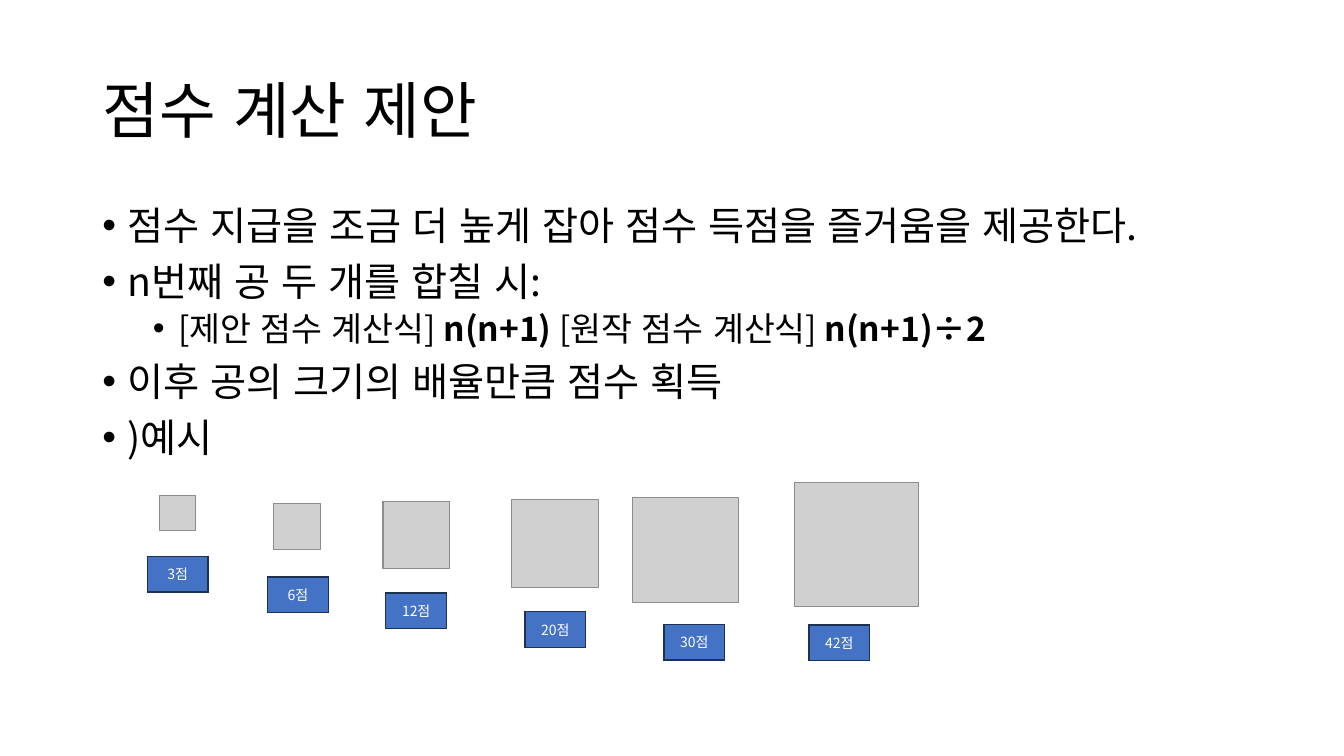
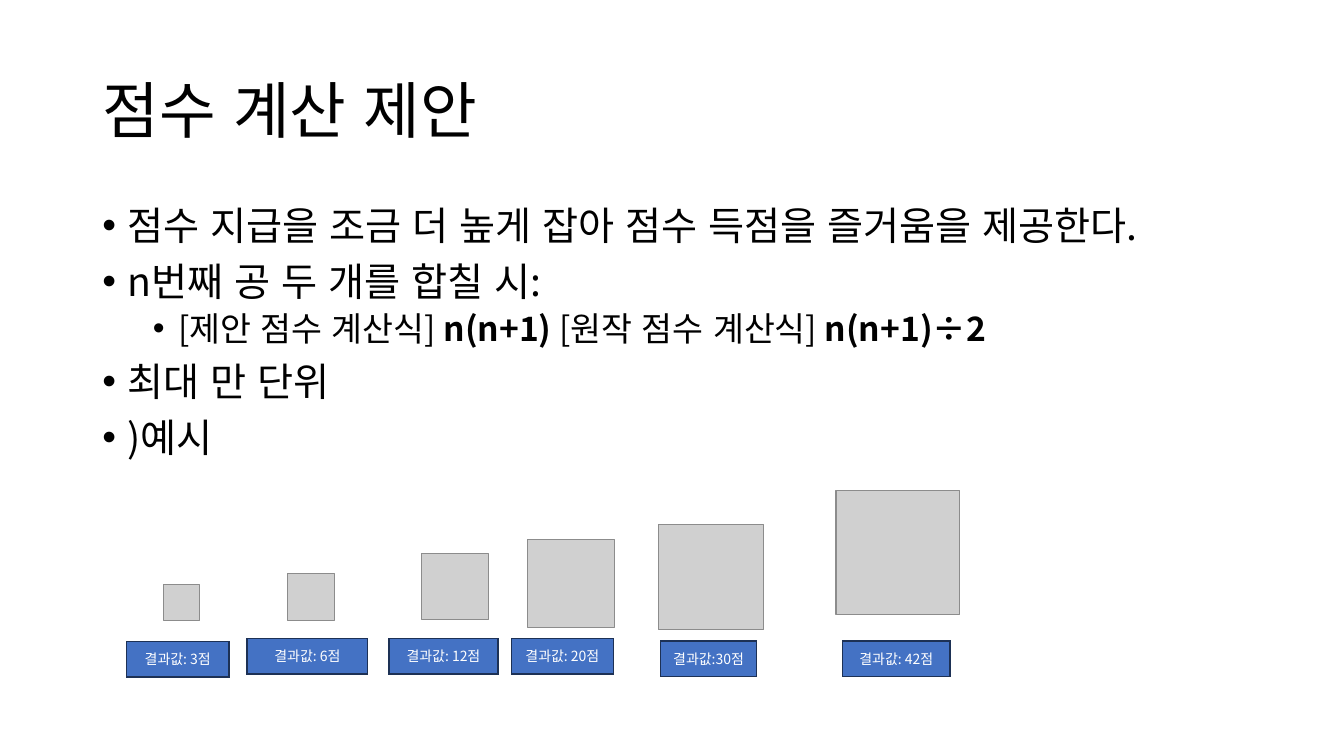
Before and after one commit to AniWhY0909/SSC_WM_Project, a slide deck: slide 7 of Documents/Suika.Watermelon/박정우 기획서.pptx (slide 6 before the commit). Drawn at 1344x756 pixels with LibreOffice and Linux fonts; fonts in the diff are those of the drawing; grey boxes stand for pictures. Boxes give left, top, right and bottom in pixels: in the first picture for what was removed or moved away, otherwise in the second. Text is boxed around its words. In the diff, an @@ line names an element or a change of style, - is before the commit and + after.

```diff
--- a/Documents/Suika.Watermelon/박정우 기획서.pptx
+++ b/Documents/Suika.Watermelon/박정우 기획서.pptx
@@ text at bbox=[128, 363, 330, 399]: text changed @@
-• 이후 공의 크기의 배율만큼 점수 획득
+• 최대 만 단위
@@ picture removed at bbox=[160, 495, 196, 530] @@
@@ picture removed at bbox=[273, 503, 320, 549] @@
@@ picture removed at bbox=[383, 502, 450, 569] @@
@@ picture: place and size @@
-picture at bbox=[795, 483, 919, 607]
+picture at bbox=[836, 491, 960, 615]
@@ picture: place and size @@
-picture at bbox=[511, 500, 599, 588]
+picture at bbox=[527, 539, 615, 627]
@@ picture: place and size @@
-picture at bbox=[633, 497, 739, 603]
+picture at bbox=[658, 524, 764, 630]
@@ picture added at bbox=[421, 554, 488, 620] @@
@@ picture added at bbox=[164, 585, 200, 620] @@
@@ picture added at bbox=[287, 574, 334, 620] @@
@@ rectangle "결과값: 3점": place and size @@
-rectangle "결과값: 3점" at bbox=[147, 557, 208, 592]
+rectangle "결과값: 3점" at bbox=[126, 641, 229, 677]
@@ text in rectangle at bbox=[145, 652, 211, 665]: text changed @@
-3점
+결과값: 3점
@@ rectangle "결과값: 6점": place and size @@
-rectangle "결과값: 6점" at bbox=[267, 577, 328, 612]
+rectangle "결과값: 6점" at bbox=[247, 638, 368, 674]
@@ text in rectangle at bbox=[274, 649, 341, 662]: text changed @@
-6점
+결과값: 6점
@@ rectangle "결과값: 12점": place and size @@
-rectangle "결과값: 12점" at bbox=[386, 593, 447, 628]
+rectangle "결과값: 12점" at bbox=[389, 638, 498, 674]
@@ text in rectangle at bbox=[407, 649, 480, 662]: text changed @@
-12점
+결과값: 12점
@@ rectangle "결과값: 20점": place and size @@
-rectangle "결과값: 20점" at bbox=[525, 612, 586, 647]
+rectangle "결과값: 20점" at bbox=[511, 638, 613, 674]
@@ text in rectangle at bbox=[525, 649, 599, 662]: text changed @@
-20점
+결과값: 20점
@@ rectangle "결과값:30점": place and size @@
-rectangle "결과값:30점" at bbox=[664, 624, 725, 659]
+rectangle "결과값:30점" at bbox=[660, 641, 756, 677]
@@ text in rectangle at bbox=[673, 652, 744, 665]: text changed @@
-30점
+결과값:30점
@@ rectangle "결과값: 42점": place and size @@
-rectangle "결과값: 42점" at bbox=[809, 625, 869, 660]
+rectangle "결과값: 42점" at bbox=[843, 641, 951, 677]
@@ text in rectangle at bbox=[859, 652, 933, 665]: text changed @@
-42점
+결과값: 42점
```
Also in this commit, not shown: 4 other slides changed, 1 slide added.
